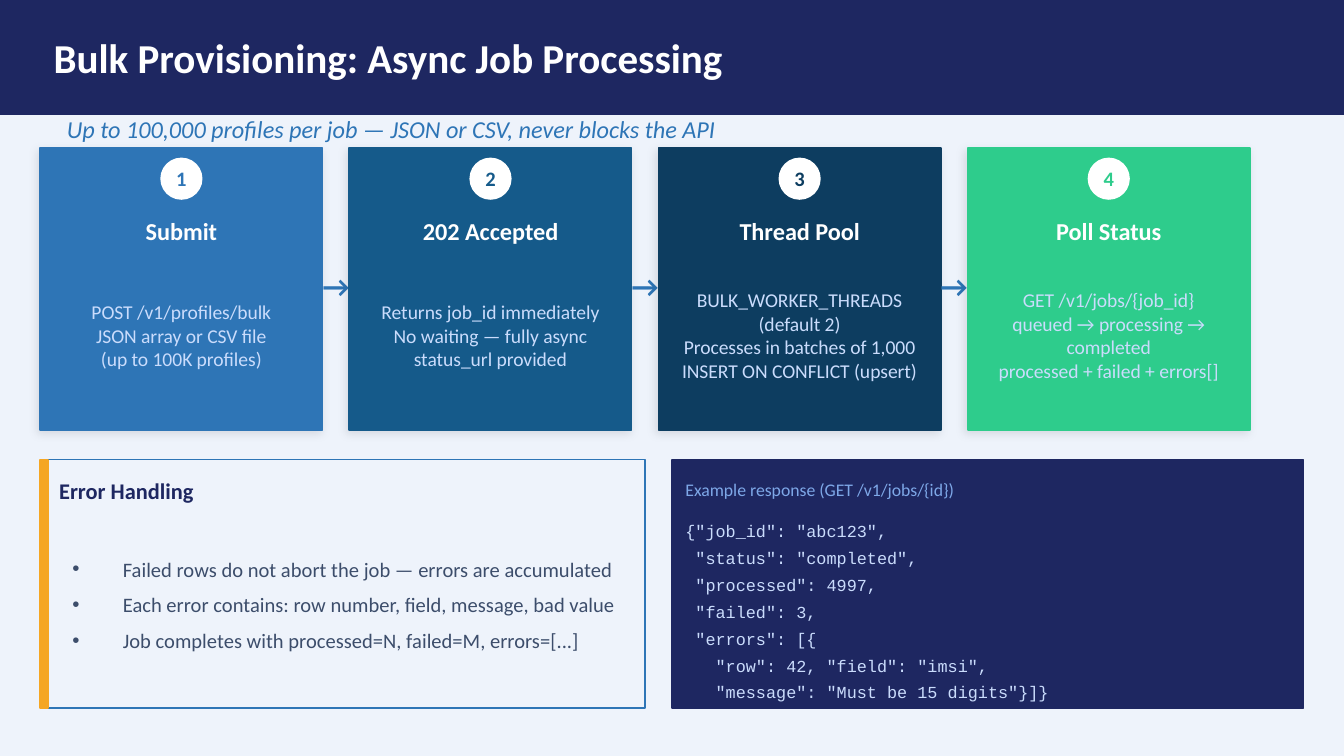
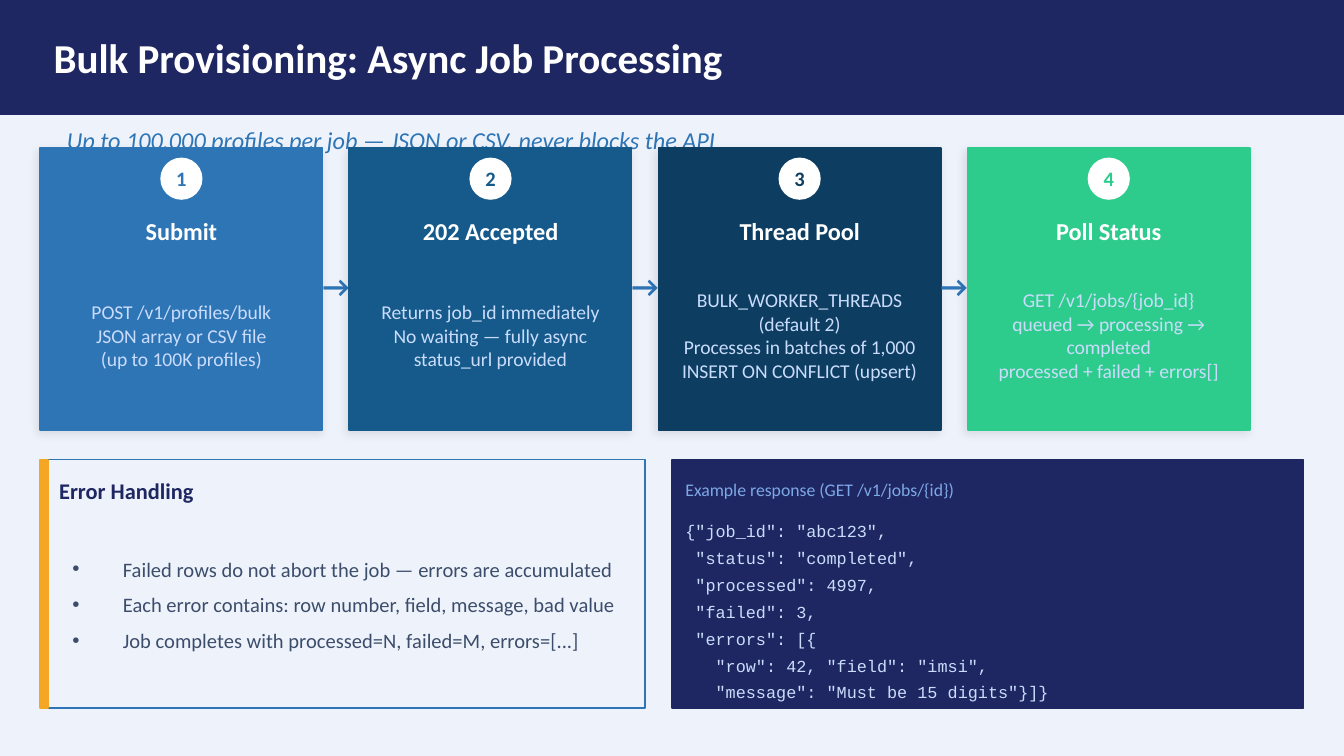
Before and after one commit to ridan5G/aaa-cloud-native, a slide deck: slide 10 of docs/aaa-platform-presentation.pptx (slide 12 before the commit). Drawn at 1344x756 pixels with LibreOffice and Linux fonts; fonts in the diff are those of the drawing. Boxes give left, top, right and bottom in pixels: in the first picture for what was removed or moved away, otherwise in the second. Text is boxed around its words. In the diff, an @@ line names an element or a change of style, - is before the commit and + after.

```diff
--- a/docs/aaa-platform-presentation.pptx
+++ b/docs/aaa-platform-presentation.pptx
@@ text "Up to 100,000 profiles per ..." at <box>67,129,715,155</box>: vertical alignment top to middle @@
```
Also in this commit, not shown: 11 other slides changed, 2 slides removed, 39 other files.
